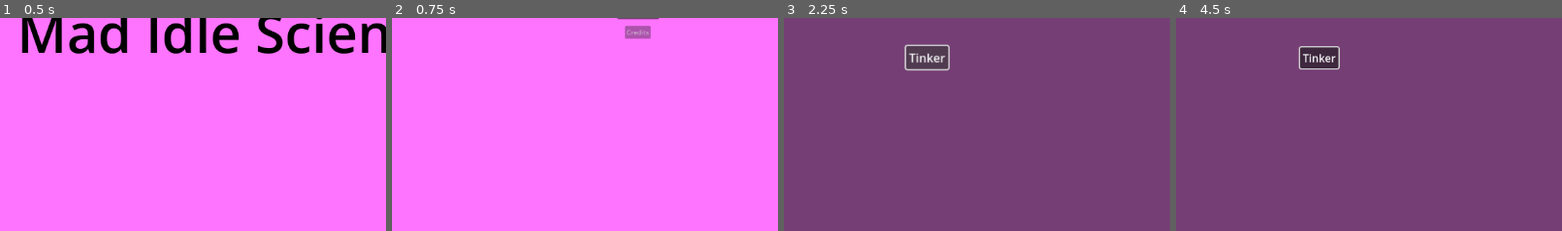
Above: before the commit, frames 1-4 (left to right).
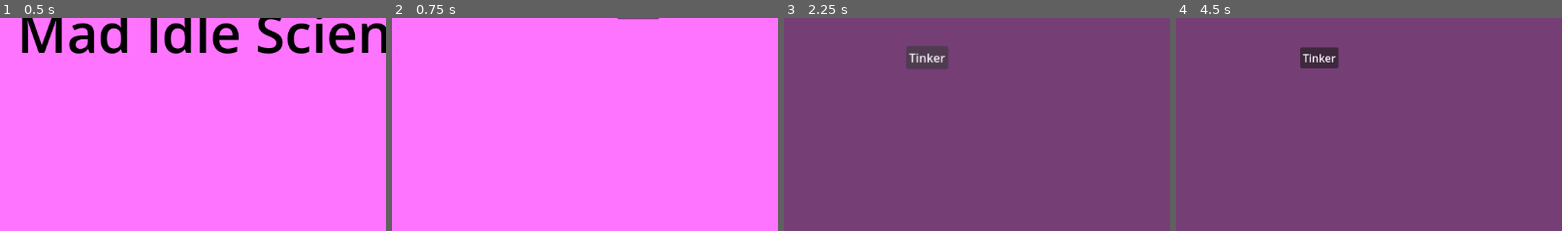
Above: after the commit, the same moments.

Repository: Habidakus/mad-idle-scientist
Game: Godot game, scene res://Scenes/main.tscn
The game is run twice, just before and just after one commit, with the same random seed, the same clock (stepped at 60 frames per second) and the same inputs.
Inputs (mouse positions are % of the whole screen's width and height, from its top left):
- Up to frame 1 (0.5 s): no input
- Up to frame 2 (0.75 s): tap Enter at 0.5 s; move the mouse to (72, 44) at 0.52 s; click (72, 44) at 0.67 s
- Up to frame 3 (2.25 s): click "Play" at 1.25 s; click "Tinker" at 2 s
- Up to frame 4 (4.5 s): click "Tinker" at 2.75 s; click "Tinker" at 3.5 s; tap Space at 4.25 s; move the mouse to (30, 54) at 4.27 s; click (30, 54) at 4.42 s
The pictures show only the part of the screen within x 18-68%, y 46-96%; the shares and areas given below are measured in that part.

Frame 1 is identical in both runs. In frame 2, 0.4% of the frame differs, in the area x 60-68%, y 3-10%; in frame 3, 0.4%; in frame 4, 0.3%.

Commit message:
Make the buttons fade in when made visible, same with oppossum status

Diff:
--- a/Scenes/game_state.tscn
+++ b/Scenes/game_state.tscn
@@ -1,8 +1,10 @@
-[gd_scene load_steps=4 format=3 uid="uid://c58yyta2hdulp"]
+[gd_scene load_steps=5 format=3 uid="uid://c58yyta2hdulp"]
 
 [ext_resource type="Script" path="res://Scripts/StateMachine/StateMachineState_Game.gd" id="1_fiind"]
 [ext_resource type="Script" path="res://Scripts/Decorators/ControlDecorator.gd" id="2_f1jsb"]
 [ext_resource type="Theme" uid="uid://cqjlv35tewje1" path="res://theme.tres" id="3_yf0vc"]
+
+[sub_resource type="StyleBoxEmpty" id="StyleBoxEmpty_cut1r"]
 
 [node name="GameState" type="Control"]
 layout_mode = 3
@@ -53,11 +55,17 @@
 theme_override_font_sizes/font_size = 30
 text = "Opposum Income:"
 
+[node name="ControlDecorator" type="Node" parent="MarginContainer/VBoxContainer/GlobalStats/OpposumAttr"]
+script = ExtResource("2_f1jsb")
+
 [node name="OpposumValue" type="Label" parent="MarginContainer/VBoxContainer/GlobalStats"]
 layout_mode = 2
 theme_override_colors/font_color = Color(0, 0, 0, 1)
 theme_override_font_sizes/font_size = 30
 text = "$0"
+
+[node name="ControlDecorator" type="Node" parent="MarginContainer/VBoxContainer/GlobalStats/OpposumValue"]
+script = ExtResource("2_f1jsb")
 
 [node name="TabContainer" type="TabContainer" parent="MarginContainer/VBoxContainer"]
 layout_mode = 2
@@ -80,6 +88,7 @@
 layout_mode = 2
 size_flags_horizontal = 6
 size_flags_vertical = 4
+theme_override_styles/focus = SubResource("StyleBoxEmpty_cut1r")
 text = "Click Me"
 
 [node name="ControlDecorator" type="Node" parent="MarginContainer/VBoxContainer/TabContainer/Generate Money/HBoxContainer/Button"]
--- a/Scripts/Decorators/ControlDecorator.gd
+++ b/Scripts/Decorators/ControlDecorator.gd
@@ -37,6 +37,7 @@
 	assert(target != null, "{0} does not have a Control as a parent".format([name]))
 	target.mouse_entered.connect(on_hover)
 	target.mouse_exited.connect(off_hover)
+	target.visibility_changed.connect(on_visibility_changed)
 
 	our_state = get_our_state(target)
 	our_state.state_enter.connect(on_state_entered)
@@ -50,20 +51,43 @@
 	add_transition("hover", settings_hover, settings_hover["duration_in_seconds"], Callable())
 
 func off_hover() -> void:
-	add_transition("default-off-hover", settings_default, settings_hover["duration_in_seconds"], Callable())
+	if target.visible:
+		add_transition("default-off-hover", settings_default, settings_hover["duration_in_seconds"], Callable())
 
 func on_state_entered() -> void:
 	add_transition("loading", settings_loading, 0.01, finished_loading)
 
+var appear_dependancy_can_show : bool = false
+var appear_dependancy_can_load : bool = false
+
+func handle_appearance(mode_name : String, dur : float) -> void:
+	if appear_dependancy_can_load && appear_dependancy_can_show:
+		add_transition(mode_name, settings_default, dur * settings_default["duration_in_seconds"], signal_finished_loading)
+
+func on_visibility_changed() -> void:
+	appear_dependancy_can_show = target.visible
+	if appear_dependancy_can_show:
+		#print("%s visibility changed (currently visible=%s) - calling handle_appearance(%s)" % [target.name, target.visible, str(target.scale)])
+		handle_appearance("default-made-visible", 5)
+	elif appear_dependancy_can_load == true:
+		#print("%s visibility changed (currently visible=%s) - shrinking to %s" % [target.name, target.visible, str(settings_loading["scale"])])
+		add_transition("vanishing", settings_loading, 0.01, Callable())
+
 func on_load_after_completed() -> void:
-	add_transition("default-dependancy-loaded", settings_default, settings_default["duration_in_seconds"], signal_finished_loading)
+	appear_dependancy_can_load = true
+	handle_appearance("default-dependancy-loaded", 1)
+	#add_transition(, settings_default, settings_default["duration_in_seconds"], signal_finished_loading)
 
 func finished_loading() -> void:
 	if loads_after == null:
-		add_transition("default-state-entered", settings_default, settings_loading["duration_in_seconds"], signal_finished_loading)
+		appear_dependancy_can_load = true
+		handle_appearance("default-state-entered", 1)
 
+var has_ever_loaded : bool = false
 func signal_finished_loading() -> void:
-	loading_completed.emit()
+	if has_ever_loaded == false:
+		has_ever_loaded = true
+		loading_completed.emit()
 
 var tween : Tween = null
 var callback_after_tween_finished : Callable = Callable()
@@ -71,6 +95,7 @@
 func invoke_tween_callback() -> void:
 	var tmp : Callable = callback_after_tween_finished
 	callback_after_tween_finished = Callable()
+	#print("callback invoking, %s.scale=%s" % [target.name, str(target.scale)])
 	tmp.call()
 
 func add_transition(mode_name : String, settings, seconds : float, callback : Callable ) -> void:
@@ -88,6 +113,7 @@
 	if tree != null:
 		tween = tree.create_tween()
 		tween.tween_property(target, "scale", settings["scale"], seconds).set_trans(settings["transition_type"])
+		#print("transitioning from %s.scale=%s to %s.scale=%s in %f seconds because of %s" % [target.name, str(target.scale), target.name, str(settings["scale"]), seconds, mode_name])
 		tween.parallel().tween_property(target, "self_modulate", settings["self_modulate"], seconds).set_trans(settings["transition_type"])
 		if callback_after_tween_finished.is_valid():
 			tween.tween_callback(invoke_tween_callback)
